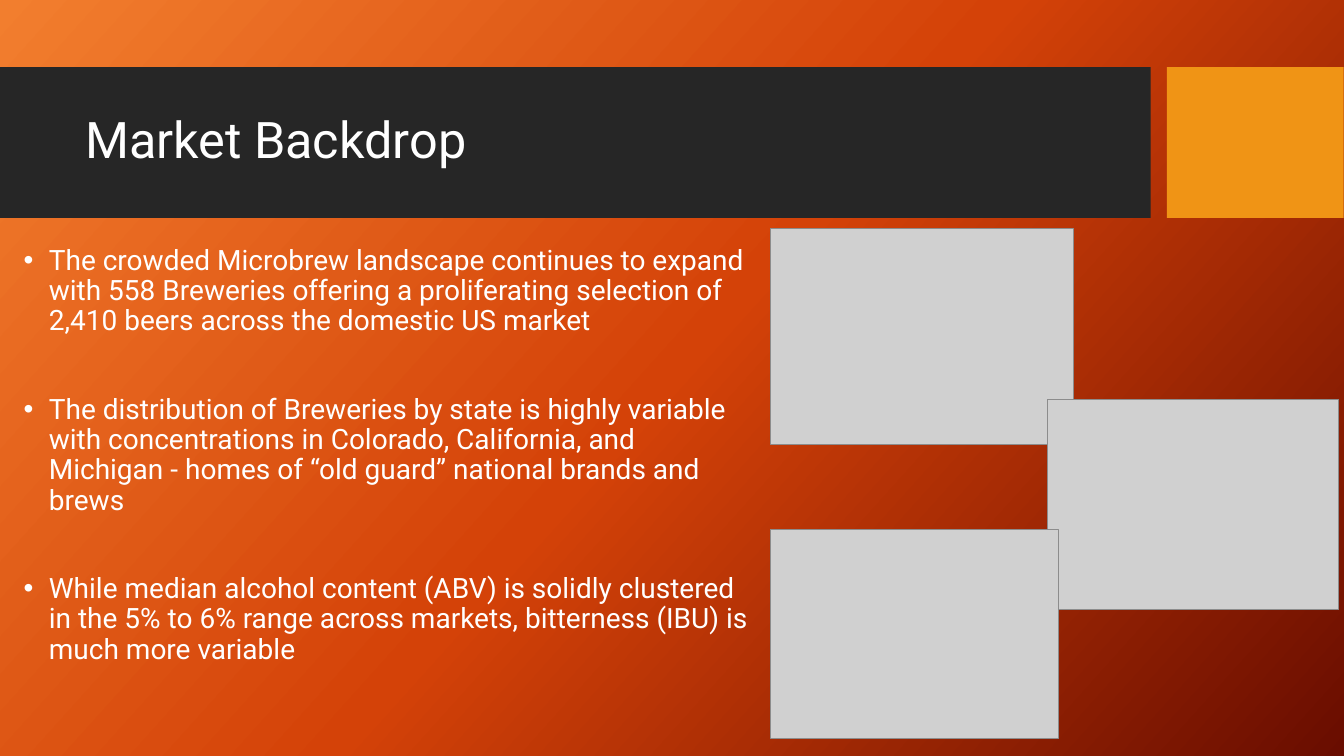
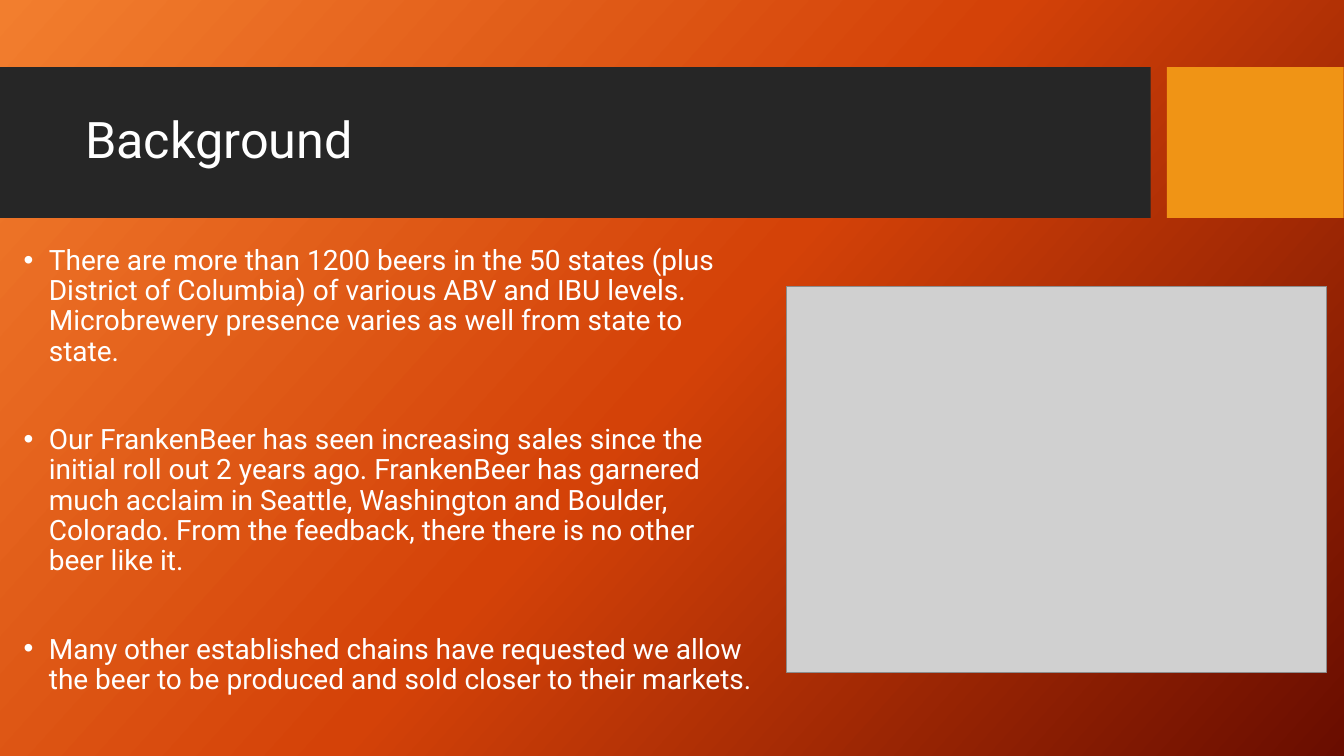
Before and after one commit to nickcellini/DDS-Case-Study-ACQN, a slide deck: slide 4 of Case Study - Project 1 - Final.pptx. Drawn at 1344x756 pixels with LibreOffice and Linux fonts; fonts in the diff are those of the drawing; grey boxes stand for pictures; background and template pictures are left out. Boxes give left, top, right and bottom in pixels: in the first picture for what was removed or moved away, otherwise in the second. Text is boxed around its words. In the diff, an @@ line names an element or a change of style, - is before the commit and + after.

Commit message:
removed all edits except FrankenBeer slide.

```diff
--- a/Case Study - Project 1 - Final.pptx
+++ b/Case Study - Project 1 - Final.pptx
@@ title at <box>85,120,353,169</box>: text changed @@
-Market Backdrop
+Background
@@ text at <box>49,248,751,695</box>: text changed @@
-• The crowded Microbrew landscape continues to expand with 558 Breweries offering a proliferating selection of 2,410 beers across the domestic US market
-• The distribution of Breweries by state is highly variable with concentrations in Colorado, California, and Michigan - homes of “old guard” national brands and brews
-• While median alcohol content (ABV) is solidly clustered in the 5% to 6% range across markets, bitterness (IBU) is much more variable
+• There are more than 1200 beers in the 50 states (plus District of Columbia) of various ABV and IBU levels. Microbrewery presence varies as well from state to state.
+• Our FrankenBeer has seen increasing sales since the initial roll out 2 years ago. FrankenBeer has garnered much acclaim in Seattle, Washington and Boulder, Colorado. From the feedback, there there is no other beer like it.
+• Many other established chains have requested we allow the beer to be produced and sold closer to their markets.
@@ picture: place and size @@
-picture at <box>771,229,1074,445</box>
+picture at <box>787,286,1328,673</box>
@@ picture removed at <box>1048,399,1339,610</box> @@
@@ picture removed at <box>771,529,1060,738</box> @@
```
Also in this commit, not shown: 6 other slides changed, 1 other file.
